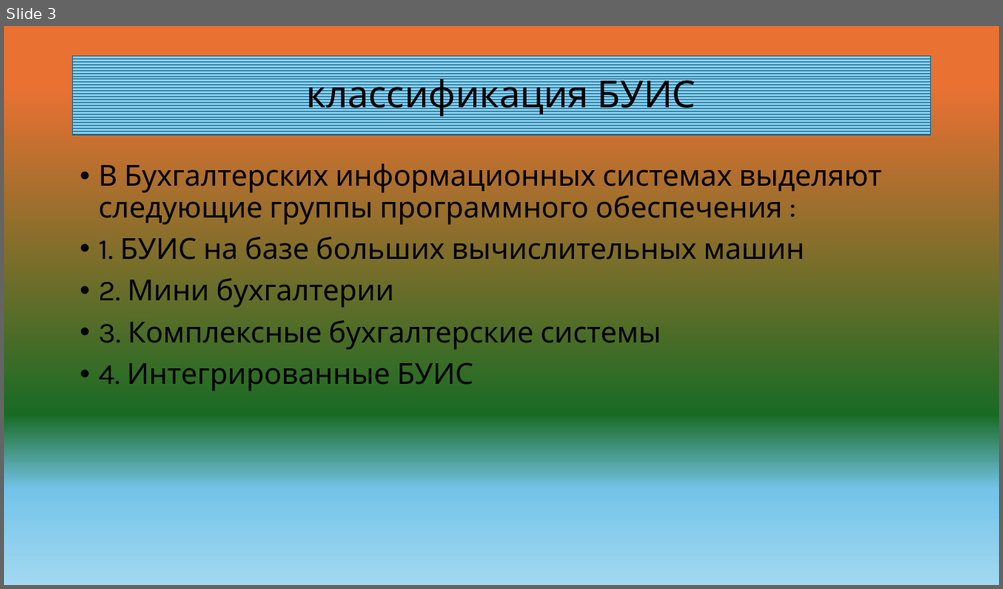
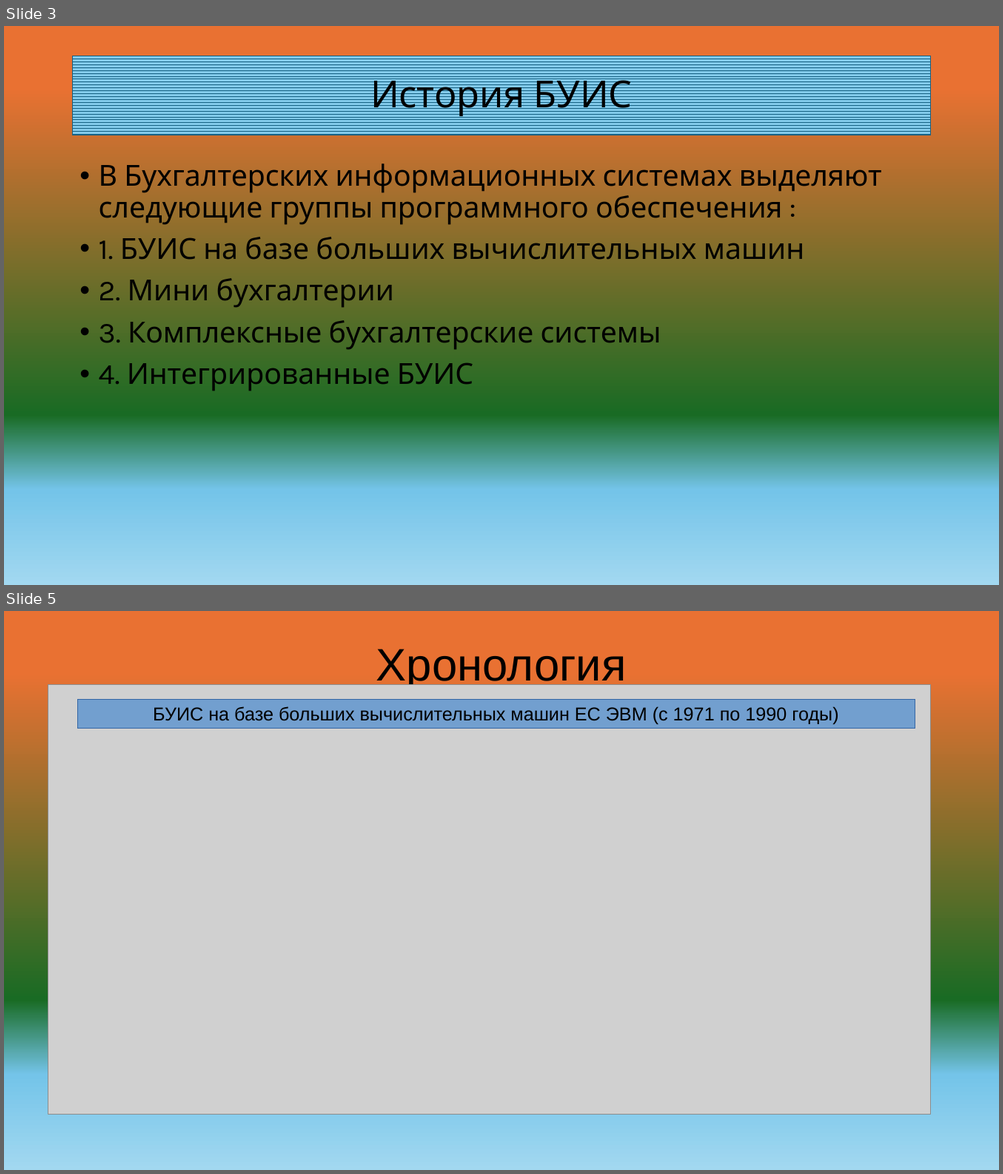
Before and after one commit to Di-Liks/Classification-of-BUIS, a slide deck: классификация БУИС.pptx. Shown one above the other, each under a label of ours: slide 3 before the commit, slides 3 and 5 after it; the slides between them are not shown. The pictures are 1003x589 and 1003x1174 pixels, drawn with LibreOffice and Linux fonts; fonts in the diff are those of the drawing; grey boxes stand for pictures. Boxes give left, top, right and bottom in pixels: in the first picture for what was removed or moved away, otherwise in the second. Text is boxed around its words. In the diff, an @@ line names an element or a change of style, - is before the commit and + after.

```diff
--- a/классификация БУИС.pptx
+++ b/классификация БУИС.pptx
@@ slide 5 added at bbox=[4, 611, 999, 1170], background gradient #E97132 to #196B24 to #74C4E9 to #A2D8F0 @@
@@ title added at bbox=[376, 649, 626, 689], 44 pt, text #000000 @@
+Хронология
@@ picture added at bbox=[48, 684, 930, 1115] @@
@@ rectangle added at bbox=[77, 699, 914, 728], fill #729FCF, outline #3465A4 0 pt, 18 pt, text #000000 @@
+БУИС на базе больших вычислительных машин ЕС ЭВМ (с 1971 по 1990 годы)
@@ slide 3 changed as well @@
@@ title at bbox=[370, 73, 632, 116]: text changed @@
-классификация БУИС
+История БУИС
```
Also in this commit, not shown: 6 other slides changed, 1 other slide added.
